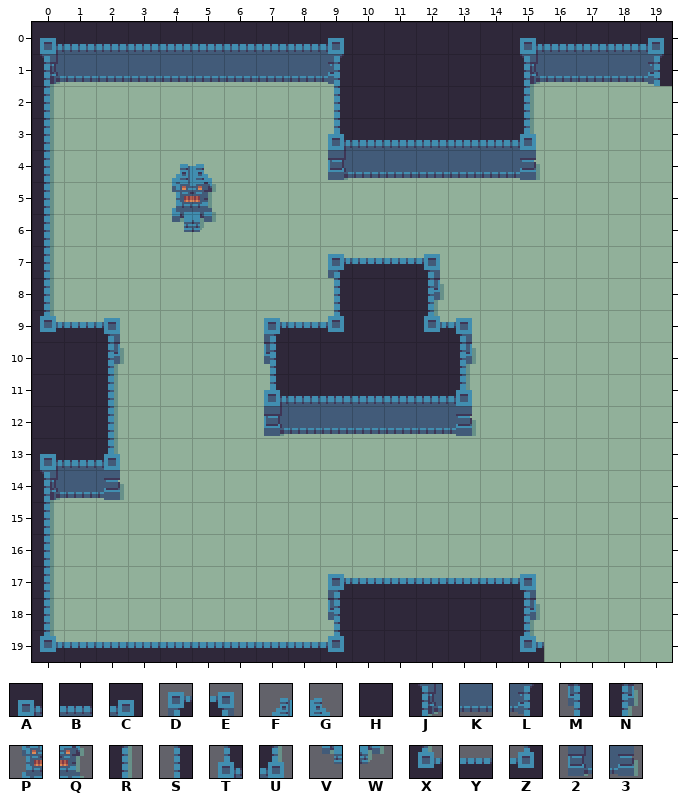
Tiled map -- maps/basic.tmx. The first picture shows the starting point.
Cells are 16x16 px. Shown: x 0..19, y 0..19.
Key: from "dungeon_sheet_0": A 5, B 6, C 7, D 8, E 9, F 18, G 19, H 25, J 29, K 30, L 31, M 32, N 33, P 42, Q 43, R 53, S 55, T 56, U 57, V 66, W 67, X 77, Y 78, Z 79, 2 80, 3 81.
_ is an empty cell.
Layers that did not change in this view are not listed.
Layer "Walls" before, first column x 0:
 0 ABBBBBBBBCHHHHHABBBC
 1 JKKKKKKKKLHHHHHJKKKL
 2 R________SHHHHHR____
 3 R________TBBBBBU____
 4 R________2KKKKK3____
 5 R___PQ______________
 6 R___VW______________
 7 R________DYYE_______
 8 R________SHHN_______
 9 XYE____DYZHHXE______
10 HHN____MHHHHHN______
11 HHR____TBBBBBU______
12 HHR____2KKKKK3______
13 ABU_________________
14 JK3_________________
15 R___________________
16 R___________________
17 R________DYYYYYE____
18 R________MHHHHHN____
19 XYYYYYYYYZHHHHHX____
After the commit:
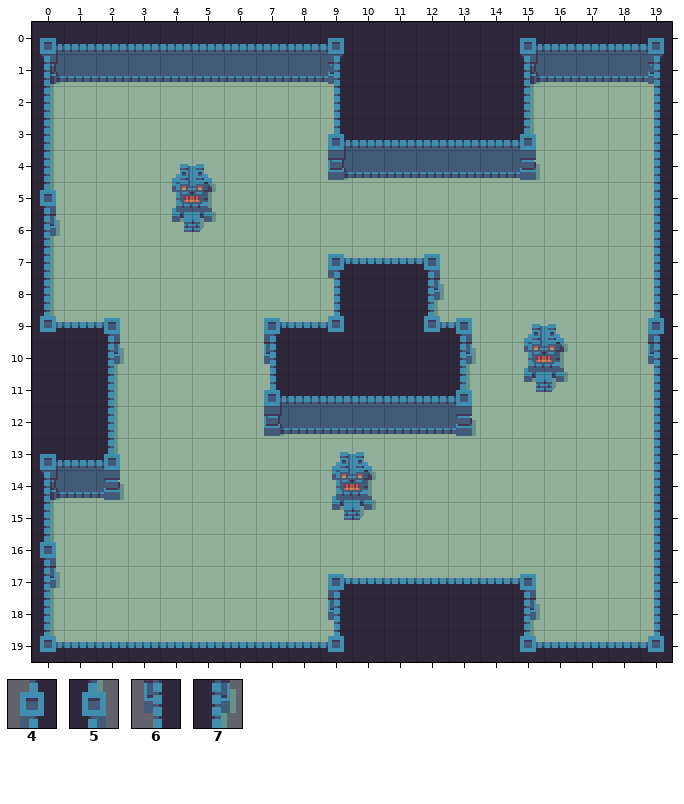
Further tiles: from "dungeon_sheet_0": 4 75, 5 76, 6 99, 7 100.
Commit message: Updated the map and started working on multiple mobs This involved changing PlayerLayer/MobLayer to entityLayer
Diff:
Layer "PillarTop":
y 9: x 15..16 __ -> FG
y 13: x 9..10 __ -> FG
Layer "Walls":
y 2..4: x 19 _ -> S
y 5: x 0 R -> 5; x 19 _ -> S
y 6: x 0 R -> 7; x 19 _ -> S
y 7..8: x 19 _ -> S
y 9: x 19 _ -> 4
y 10: x 15..16 __ -> PQ; x 19 _ -> 6
y 11: x 15..16 __ -> VW; x 19 _ -> S
y 12..13: x 19 _ -> S
y 14: x 9..10 __ -> PQ; x 19 _ -> S
y 15: x 9..10 __ -> VW; x 19 _ -> S
y 16: x 0 R -> 5; x 19 _ -> S
y 17: x 0 R -> 7; x 19 _ -> S
y 18: x 19 _ -> S
y 19: x 16..19 ____ -> YYYZ
Where, in picture pixels (left, top, right, bottom), the same in both pictures:
added: (524, 86, 672, 662)
changed: (40, 190, 60, 236)
added: (332, 452, 376, 520)
changed: (40, 542, 60, 588)
